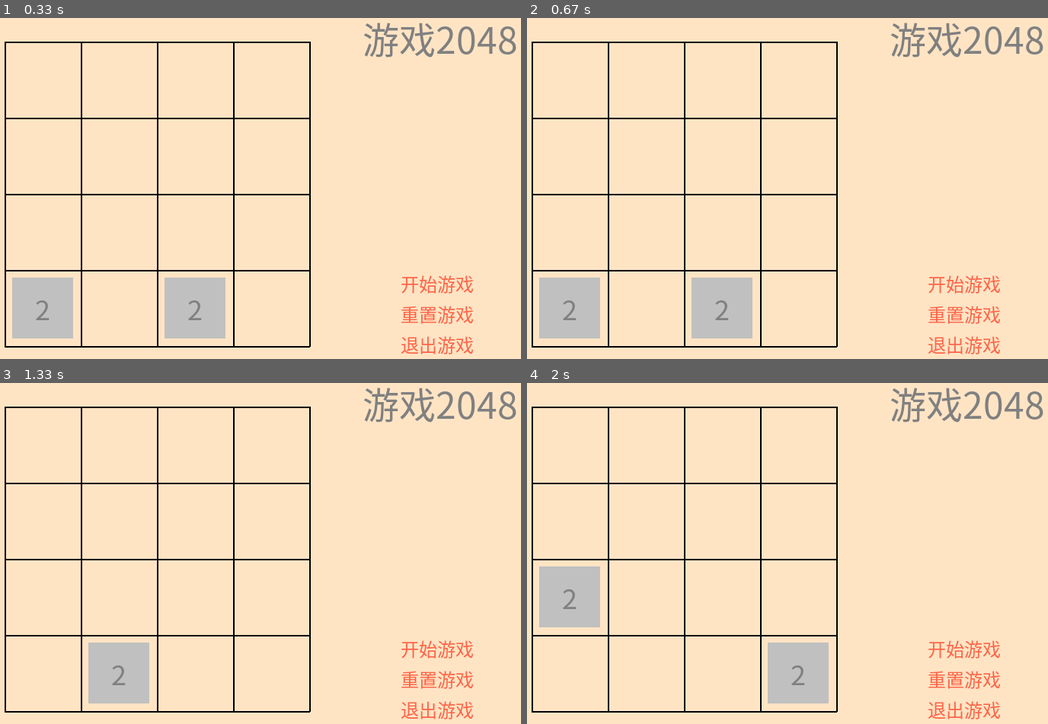
Above: before the commit, frames 1-4 (two rows, left to right).
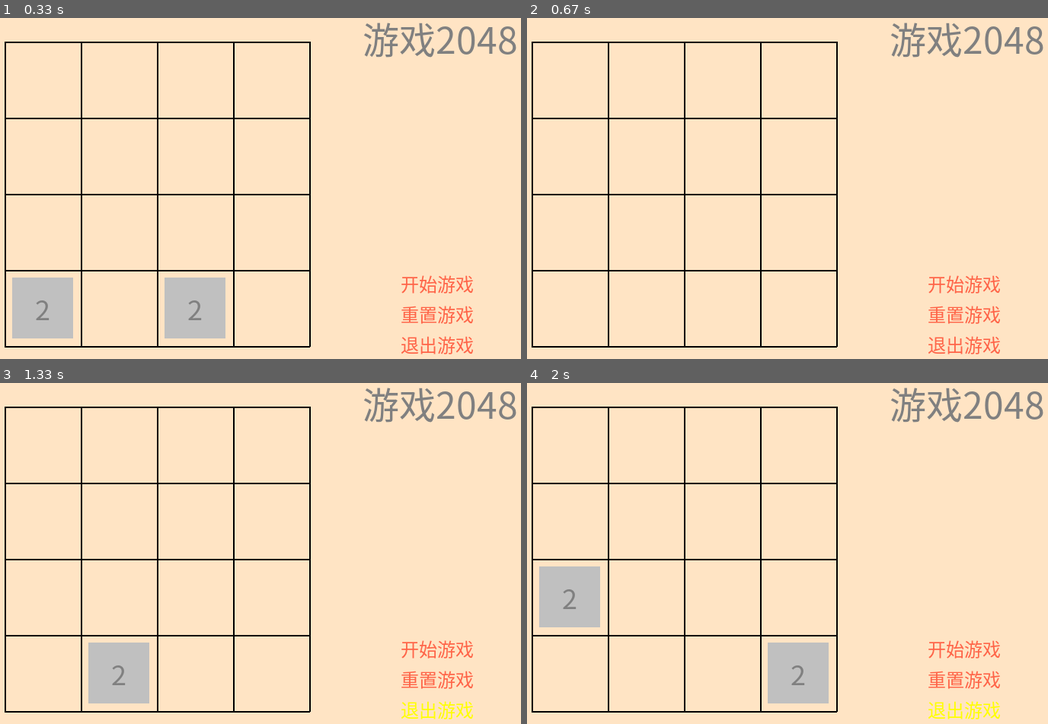
Above: after the commit, the same moments.

Repository: seancheng33/PygameProject
Game: pygame game, started from game2048/game.py
The game is run twice, just before and just after one commit, with the same random seed, the same clock (stepped at 60 frames per second) and the same inputs.
Inputs (mouse positions are in pixels of both pictures, inside the frame that each line leads up to):
- Up to frame 1 (0.33 s): no input
- Up to frame 2 (0.67 s): press the mouse at (964, 314) at 0.37 s; move the mouse to (933, 249) at 0.47 s; release the mouse at (902, 185) at 0.6 s
- Up to frame 3 (1.33 s): press the mouse at (437, 648) at 0.7 s; move the mouse to (448, 683) at 0.8 s; release the mouse at (458, 720) at 0.93 s; tap S at 1 s
- Up to frame 4 (2 s): hold Right 1.33-1.8 s; hold Up from 1.83 s (still down)

Frame 1 is identical in both runs. In frame 2, 4.2% of the frame differs, in the area x 2-44%, y 76-94%; in frame 3, 0.3%; in frame 4, 0.3%.

Commit message:
鼠标事件框架完成

Diff:
--- a/game2048/game.py
+++ b/game2048/game.py
@@ -182,7 +182,7 @@
                                 gameArray[i][j] = 0
                 add_elem()
 
-        # 鼠标事件
+        # 右侧的按键的鼠标事件
         x, y = pygame.mouse.get_pos()
         pressed = pygame.mouse.get_pressed()
 
@@ -194,6 +194,22 @@
         else:
             btStartText = normalFont.render('开始游戏', True, COLOR_DICT['tomato'])
 
+        if btResetRect.collidepoint(x, y):
+            btResetText = normalFont.render('重置游戏', True, COLOR_DICT['yellow'])
+            for event in pressed:
+                if event == 1:
+                    gameArray = [[0 for i in range(WINDOW_BLOCK_NUM)] for j in range(WINDOW_BLOCK_NUM)]  # 初始化的游戏数组
+        else:
+            btResetText = normalFont.render('重置游戏', True, COLOR_DICT['tomato'])
+
+        if btExitRect.collidepoint(x, y):
+            btExitText = normalFont.render('退出游戏', True, COLOR_DICT['yellow'])
+            for event in pressed:
+                if event == 1:
+                    pass
+        else:
+            btExitText = normalFont.render('退出游戏', True, COLOR_DICT['tomato'])
+
 
     pygame.display.update()
     pygame.time.Clock().tick(30)
